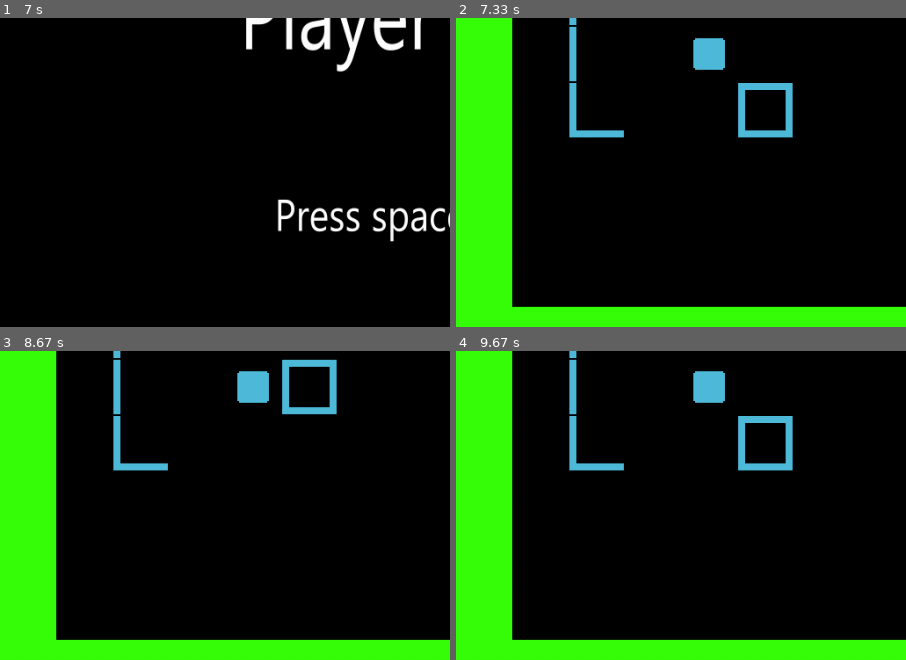
Above: before the commit, frames 1-4 (two rows, left to right).
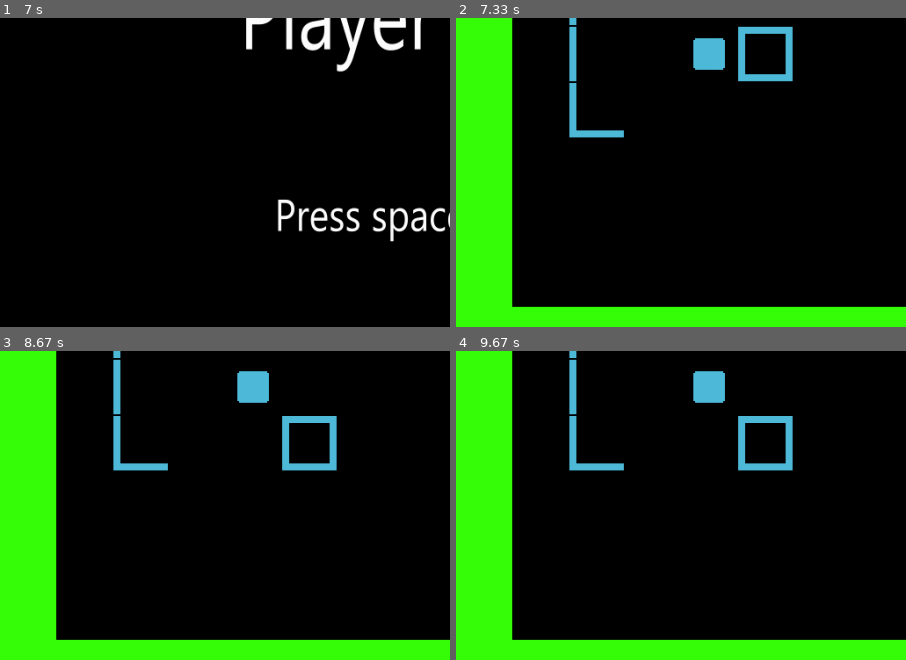
Above: after the commit, the same moments.

Repository: Robomarti/harjoitustyo
Game: pygame game, started from src/index.py
Same seed, same stepped clock (60 frames per second), same inputs: the game is played once before the commit and once after it.
Inputs:
- Up to frame 1 (7 s): hold Right 0.33-0.8 s; hold Up 0.83-1.3 s; hold Left 1.83-2.37 s; hold Down 2.4-2.87 s; tap Y at 3.4 s; hold Down 4.9-5.37 s; tap Space at 6.4, 6.73 s
- Up to frame 2 (7.33 s): tap Space at 7.07 s
- Up to frame 3 (8.67 s): tap Space at 7.4, 7.8, 8.1, 8.3, 8.6 s; hold Up 7.73-8.2 s; hold Right from 8.23 s (still down)
- Up to frame 4 (9.67 s): release Right at 8.7 s; hold Left 8.73-9.27 s; tap Space at 8.8, 9.1, 9.37 s; hold Down 9.3-9.6 s; hold Left from 9.63 s (still down)
The pictures show only the part of the screen within x 0-50%, y 44-94%; the shares and areas given below are measured in that part.

Frame 1 is identical in both runs. In frame 2, 2.1% of the frame differs, in the area x 62-75%, y 2-39%; in frame 3, 2.1%; in frame 4, nothing differs.

Commit message:
Viikko 7 päivitys 1

Diff:
--- a/src/index.py
+++ b/src/index.py
@@ -14,8 +14,9 @@
     """
 
     while True:
-        display = pygame.display.set_mode(
-        (services.settings.WIDTH, services.settings.HEIGHT))
+        display_width = services.settings.TILESIZE * len(services.settings.MAP[0])
+        display_height = services.settings.TILESIZE * len(services.settings.MAP)
+        display = pygame.display.set_mode((display_width, display_height))
         pygame.display.set_caption("Capture The Flag")
         game_clock = pygame_essentials.clock.Clock()
         game_level = services.level.Level()
--- a/src/logic/game_loop.py
+++ b/src/logic/game_loop.py
@@ -62,27 +62,30 @@
 
         self._renderer = pygame_essentials.renderer.Renderer(
             display, self.level, self.p1_projectile, self.p2_projectile)
-        self.turns = 30
+        self.turns = copy.copy(services.settings.TURNS)
 
     def start(self):
         """The main loop that keeps the application running.
 
         Pressing the x button on the top of the screen or the N key on the keyboard will close
-        the application by breaking out of the while statement. Pressing the key Y will restart the application
-        by doing the same.
+        the application by breaking out of the while statement. Pressing the key Y will restart
+        the application by doing the same.
         """
 
         while True:
             events = handle_events(self)
             if events == False:  # pylint: disable=singleton-comparison
-                return False     # The course material tells to do it like this, and if changed
-            if events == True:   # into "if not events", the application will close itself
-                return True      # as soon as it has been opened.
+                return False     # The course material tells to do it like this, and if changed...
+            if events == True:   # pylint: disable=singleton-comparison
+                return True      # ... into "if not events", the application will close itself
+                                 # as soon as it has been opened.
 
             self._render()
             self._clock.tick(services.settings.FPS)
 
-            if self.current_turn == 3:
+            self.handle_player_positions()
+
+            if self.current_turn == 5:
                 detect_collisions(
                     self.player1, self.player2, self.p1_projectile,
                     self.p2_projectile, self.game_map)
@@ -114,13 +117,28 @@
             self.current_projectile = self.p1_projectile
             self.turns -= 1
 
+    def handle_player_positions(self):
+        """Makes sure that the players do not see each other until the phase of
+        the turn where the projectiles move.
+        """
+
+        if self.current_turn in (3,4):
+            self.player1.rendering_pos = self.player1.real_pos
+            self.player2.rendering_pos = self.player2.pos
+        else:
+            self.player1.rendering_pos = self.player1.pos
+            self.player2.rendering_pos = self.player2.real_pos
+
     def apply_player_positions(self):
+        """Applies the player positions so that the projectiles will hit them
+        correctly.
+        """
+
         self.player1.apply_real_position()
         self.player2.apply_real_position()
 
     def _render(self):
         """Renders images to the screen.
-
         """
 
         if self.turns <= 0:
--- a/src/services/level.py
+++ b/src/services/level.py
@@ -55,6 +55,16 @@
                 self.create_assets(i, j, x_coordinate, y_coordinate)
 
     def create_assets(self, i, j, x_coordinate, y_coordinate):
+        """Creates new sprites (graphics) for the map.
+        Also sets the respawn positions for the players and flags.
+
+        Args:
+            i: the y-coordinate where the object should be checked from game_map.
+            j: the x-coordinate where the object should be checked from game_map.
+            x_coordinate: the y-coordinate where the sprite should be spawned.
+            y_coordinate: the x-coordinate where the sprite should be spawned.
+        """
+
         # pylint: disable=too-many-statements
         # All the statements are needed, and there is little
         # point in making another method using them.
@@ -97,16 +107,16 @@
         for i in range(height):
             for j in range(width):
                 if self.game_map[i][j] == "p1":
-                    self.update_players(self.player_one, 1, j, i)
+                    self.update_player(self.player_one, 1, j, i)
                 elif self.game_map[i][j] == "p2":
-                    self.update_players(self.player_two, 2, j, i)
+                    self.update_player(self.player_two, 2, j, i)
                 elif self.game_map[i][j] == "p1flag":
                     self.update_flags(self.flag_1, j, i)
                 elif self.game_map[i][j] == "p2flag":
                     self.update_flags(self.flag_2, j, i)
 
-    def update_players(self, player, p1orp2, j, i):
-        """Updates the players location on the screen.
+    def update_player(self, player, p1orp2, j, i):
+        """Updates the player's location on the screen.
 
         Args:
             player: A reference to the player.
@@ -125,7 +135,9 @@
             flag.current_position = [j, i,]
             flag.rect.topleft = (x_coordinate, y_coordinate)
         player.pos = [j, i,]
-        player.rect.topleft = (x_coordinate, y_coordinate)
+        render_pos_x = player.rendering_pos[0] * services.settings.TILESIZE
+        render_pos_y = player.rendering_pos[1] * services.settings.TILESIZE
+        player.rect.topleft = (render_pos_x, render_pos_y)
 
     def update_flags(self, flag, j, i):
         """Updates the flags location on the screen.
--- a/src/services/settings.py
+++ b/src/services/settings.py
@@ -1,8 +1,6 @@
-WIDTH = 1024
-HEIGHT = 704
 FPS = 60
 TILESIZE = 64
-TURNS = 10
+TURNS = 30
 
 MAP = [
     ["x", "x", "x", "x", "x", "x", "x", "x",
--- a/src/sprites/flag.py
+++ b/src/sprites/flag.py
@@ -8,7 +8,7 @@
         image: A reference to the image of the flag.
         original_location: A reference to the respawn location of the flag.
         current_position: The current location in an array form. Used to draw the flag.
-        rect: A reference to the pygame object responsible for storing rectangular coordinates
+        rect: A reference to the pygame object responsible for storing rectangular coordinates.
     """
 
     def __init__(self, location, groups, image_num):
--- a/src/sprites/player.py
+++ b/src/sprites/player.py
@@ -2,7 +2,37 @@
 
 
 class Player(pygame.sprite.Sprite):
+    """A class that represents the player, and handles the movement and points of the player.
+
+    Attributes:
+        p1orp2: Tells which player this instance represents.
+        image: A reference to the image file for the player.
+        opponent_num: Tells which player this instance does not represent.
+        rect: A reference to the pygame object responsible for storing rectangular coordinates.
+        pos: The current location in an array form.
+        real_pos: Saved position of where the player was before making their move.
+        rendering_pos: The location of the player that is shown to both players.
+        has_flag: Whether the player has the opponents flag currently or not.
+        reset_flag: Whether the flag the player is carrying should be respawned or not.
+        can_move: Whether the player can move or not. Used to stop movement after gaining a point.
+        points: How many points the player has gathered in the current game.
+        goal: Tells which tiles are the player's own goal.
+        original_position: The coordinates where the player should be respawned.
+    """
+
+    # pylint: disable=too-many-instance-attributes
+    # I need all of the attributes in order to make the game run.
+
     def __init__(self, groups, p1orp2, pos, real_pos):
+        """The constructor of the class
+
+        Args:
+            groups: An array of the sprite groups that the flag should be a part of.
+            p1orp2: A number used to identify the player.
+            pos: The current location in an array form.
+            real_pos: Saved position of where the player was before making their move.
+        """
+
         super().__init__(groups)
         self.p1orp2 = p1orp2
         if p1orp2 == 1:
@@ -15,75 +45,122 @@
         self.rect = self.image.get_rect(topleft=(0, 0))
         self.pos = pos
         self.real_pos = real_pos
+        self.rendering_pos = pos
         self.has_flag = False
         self.reset_flag = False
+        self.can_move = True
         self.points = 0
         self.goal = "p"+str(self.p1orp2)+"gu" + "p" + \
             str(self.p1orp2)+"g" + "p"+str(self.p1orp2)+"gl"
         self.original_position = [0, 0]
 
     def move(self, game_map, direction):
+        """Handles moving players and capturing the flag.
+
+        Args:
+            game_map: A reference to the game_map attribute of the GameLoop class.
+            direction: A string that tells the direction of where the player should move.
+        """
+
         if direction == "up":
-            wanted_pos = game_map[self.real_pos[1]-1][self.real_pos[0]]
-            if wanted_pos in self.goal and self.has_flag:
-                self.points += 1
-                self.has_flag = False
-                self.reset_flag = True
-            else:
-                can_move_to_wanted_pos = wanted_pos in " " + \
-                    "p"+str(self.opponent_num)+"flag"
-                if abs(self.pos[1] - self.real_pos[1]) == 0 and can_move_to_wanted_pos:
-                    self.pos[1] -= 1
-                    self.pos[0] = self.real_pos[0]
-
+            wanted_pos = self._move_up(game_map)
         elif direction == "down":
-            wanted_pos = game_map[self.real_pos[1]+1][self.real_pos[0]]
-            if wanted_pos in self.goal and self.has_flag:
-                self.points += 1
-                self.has_flag = False
-                self.reset_flag = True
-            else:
-                can_move_to_wanted_pos = wanted_pos in " " + \
-                    "p"+str(self.opponent_num)+"flag"
-                if abs(self.pos[1] - self.real_pos[1]) == 0 and can_move_to_wanted_pos:
-                    self.pos[1] += 1
-                    self.pos[0] = self.real_pos[0]
-
+            wanted_pos = self._move_down(game_map)
         elif direction == "left":
-            wanted_pos = game_map[self.real_pos[1]][self.real_pos[0]-1]
-            if wanted_pos in self.goal and self.has_flag:
-                self.points += 1
-                self.has_flag = False
-                self.reset_flag = True
-            else:
-                can_move_to_wanted_pos = wanted_pos in " " + \
-                    "p"+str(self.opponent_num)+"flag"
-                if abs(self.pos[0] - self.real_pos[0]) == 0 and can_move_to_wanted_pos:
-                    self.pos[0] -= 1
-                    self.pos[1] = self.real_pos[1]
-
+            wanted_pos = self._move_left(game_map)
         elif direction == "right":
-            wanted_pos = game_map[self.real_pos[1]][self.real_pos[0]+1]
-            if wanted_pos in self.goal and self.has_flag:
-                self.points += 1
-                self.has_flag = False
-                self.reset_flag = True
-            else:
-                can_move_to_wanted_pos = wanted_pos in " " + \
-                    "p"+str(self.opponent_num)+"flag"
-                if abs(self.pos[0] - self.real_pos[0]) == 0 and can_move_to_wanted_pos:
-                    self.pos[0] += 1
-                    self.pos[1] = self.real_pos[1]
-
+            wanted_pos = self._move_right(game_map)
         else:
             wanted_pos = ""
 
         if wanted_pos == "p"+str(self.opponent_num)+"flag":
             self.has_flag = True
 
+    def _move_up(self, game_map):
+        """Handles the logic of moving in the upwards direction.
+        First it checks what object is on the spot that the player wants to
+        move to. Then it checks if the object is one of the objects that the
+        player may move to. Finally it adds a point to the player if the player
+        moved to a goal and adjusts the players position.
+
+        Args:
+            game_map: A reference to the game_map attribute of the GameLoop class.
+        """
+
+        wanted_pos = game_map[self.real_pos[1]-1][self.real_pos[0]]
+        can_move_to_wanted_pos = self.can_move and \
+            wanted_pos in " "+"p"+str(self.opponent_num)+"flag"
+        if wanted_pos in self.goal and self.has_flag:
+            self._add_point()
+        elif abs(self.pos[1] - self.real_pos[1]) == 0 and can_move_to_wanted_pos:
+            self.pos[1] -= 1
+            self.pos[0] = self.real_pos[0]
+        return wanted_pos
+
+    def _move_down(self, game_map):
+        """Check the documentation on the _move_up() method.
+        """
+
+        wanted_pos = game_map[self.real_pos[1]+1][self.real_pos[0]]
+        can_move_to_wanted_pos = self.can_move and \
+            wanted_pos in " "+"p"+str(self.opponent_num)+"flag"
+        if wanted_pos in self.goal and self.has_flag:
+            self._add_point()
+        elif abs(self.pos[1] - self.real_pos[1]) == 0 and can_move_to_wanted_pos:
+            self.pos[1] += 1
+            self.pos[0] = self.real_pos[0]
+        return wanted_pos
+
+    def _move_left(self, game_map):
+        """Check the documentation on the _move_up() method.
+        """
+
+        wanted_pos = game_map[self.real_pos[1]][self.real_pos[0]-1]
+        can_move_to_wanted_pos = self.can_move and \
+            wanted_pos in " "+"p"+str(self.opponent_num)+"flag"
+        if wanted_pos in self.goal and self.has_flag:
+            self._add_point()
+        elif abs(self.pos[0] - self.real_pos[0]) == 0 and can_move_to_wanted_pos:
+            self.pos[0] -= 1
+            self.pos[1] = self.real_pos[1]
+        return wanted_pos
+
+    def _move_right(self, game_map):
+        """Check the documentation on the _move_up() method.
+        """
+
+        wanted_pos = game_map[self.real_pos[1]][self.real_pos[0]+1]
+        can_move_to_wanted_pos = self.can_move and \
+            wanted_pos in " "+"p"+str(self.opponent_num)+"flag"
+        if wanted_pos in self.goal and self.has_flag:
+            self._add_point()
+        elif abs(self.pos[0] - self.real_pos[0]) == 0 and can_move_to_wanted_pos:
+            self.pos[0] += 1
+            self.pos[1] = self.real_pos[1]
+        return wanted_pos
+
+    def _add_point(self):
+        """Handles the addition of points to the player.
+        If the player takes the flag to the goal, they should not
+        be able to move anymore on their turn.
+        """
+
+        self.points += 1
+        self.has_flag = False
+        self.reset_flag = True
+        self.can_move = False
+
     def die(self):
+        """Respawns the player to their respawn point.
+        """
+
         self.pos = self.original_position
         self.apply_real_position()
 
     def apply_real_position(self):
+        """Makes sure that the player starts their turn in the correct position.
+        Also makes sure that the player can move at the start of their turn.
+        """
+
         self.real_pos = self.pos
+        self.can_move = True
Not shown, changed: README.md
Not shown, changed: dokumentaatio/kayttoohje.md
Not shown, changed: dokumentaatio/tyoaikakirjanpito.md
Not shown, changed: dokumentaatio/vaatimusmaarittely.md
